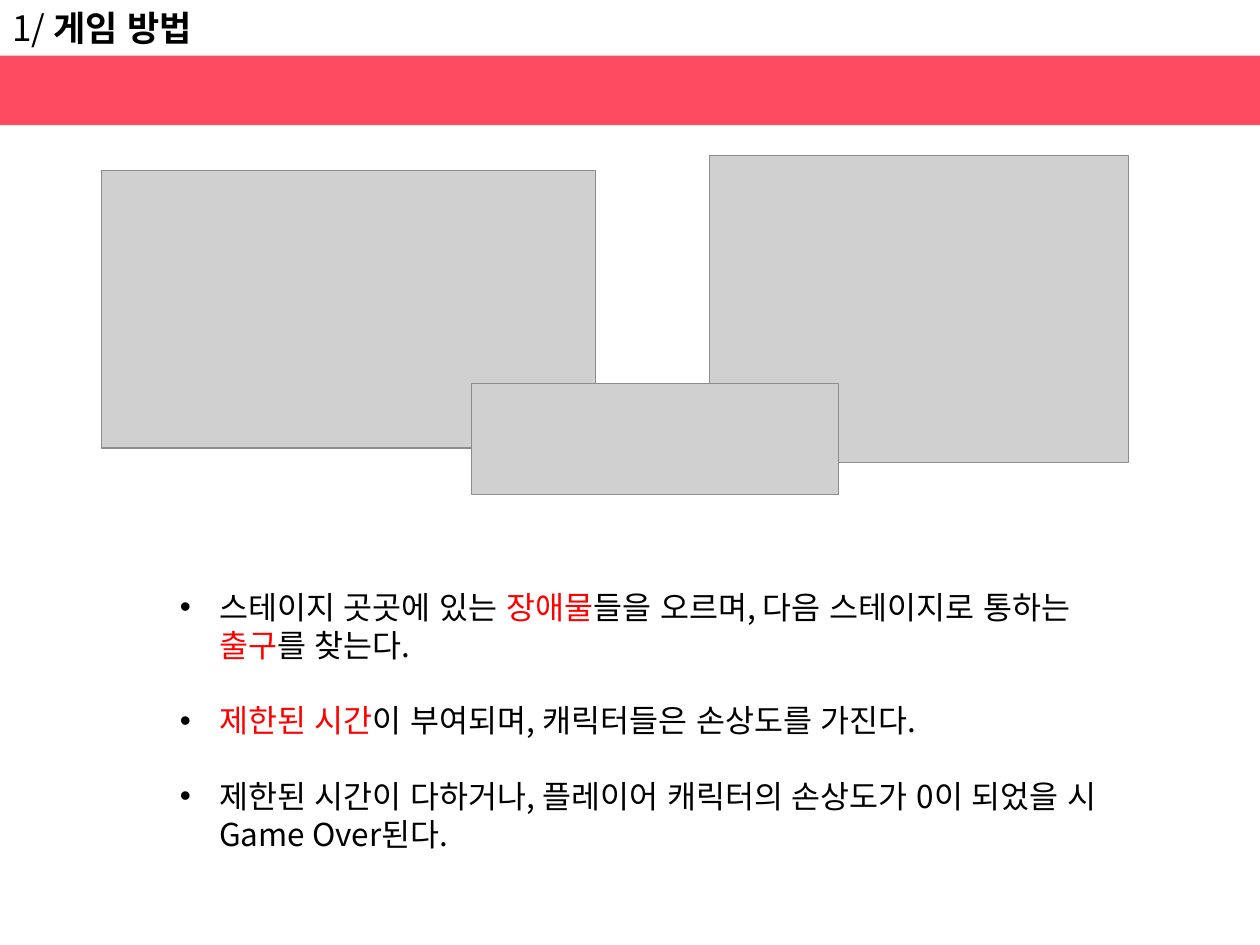
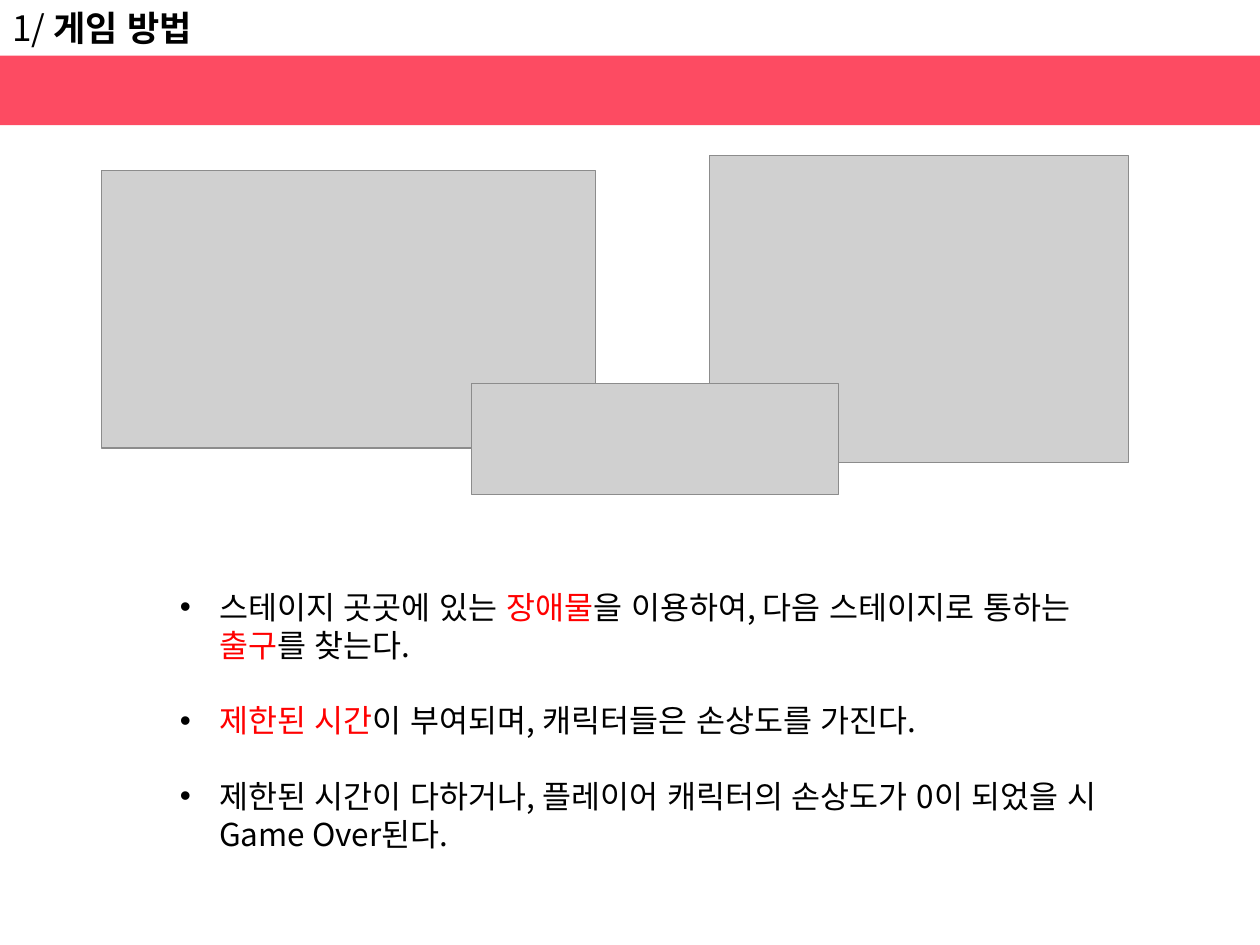
Before and after one commit to haeunjung/Team_Project, a slide deck: slide 7 of 기획문서/게임 제안서.pptx. Drawn at 1260x945 pixels with LibreOffice and Linux fonts; fonts in the diff are those of the drawing; grey boxes stand for pictures. Boxes give left, top, right and bottom in pixels: in the first picture for what was removed or moved away, otherwise in the second. Text is boxed around its words. In the diff, an @@ line names an element or a change of style, - is before the commit and + after.

```diff
--- a/기획문서/게임 제안서.pptx
+++ b/기획문서/게임 제안서.pptx
@@ text at bbox=[219, 593, 1070, 660]: text changed @@
-• 스테이지 곳곳에 있는 장애물들을 오르며, 다음 스테이지로 통하는 출구를 찾는다.
+• 스테이지 곳곳에 있는 장애물을 이용하여, 다음 스테이지로 통하는 출구를 찾는다.
```
Also in this commit, not shown: 4 other slides changed.
